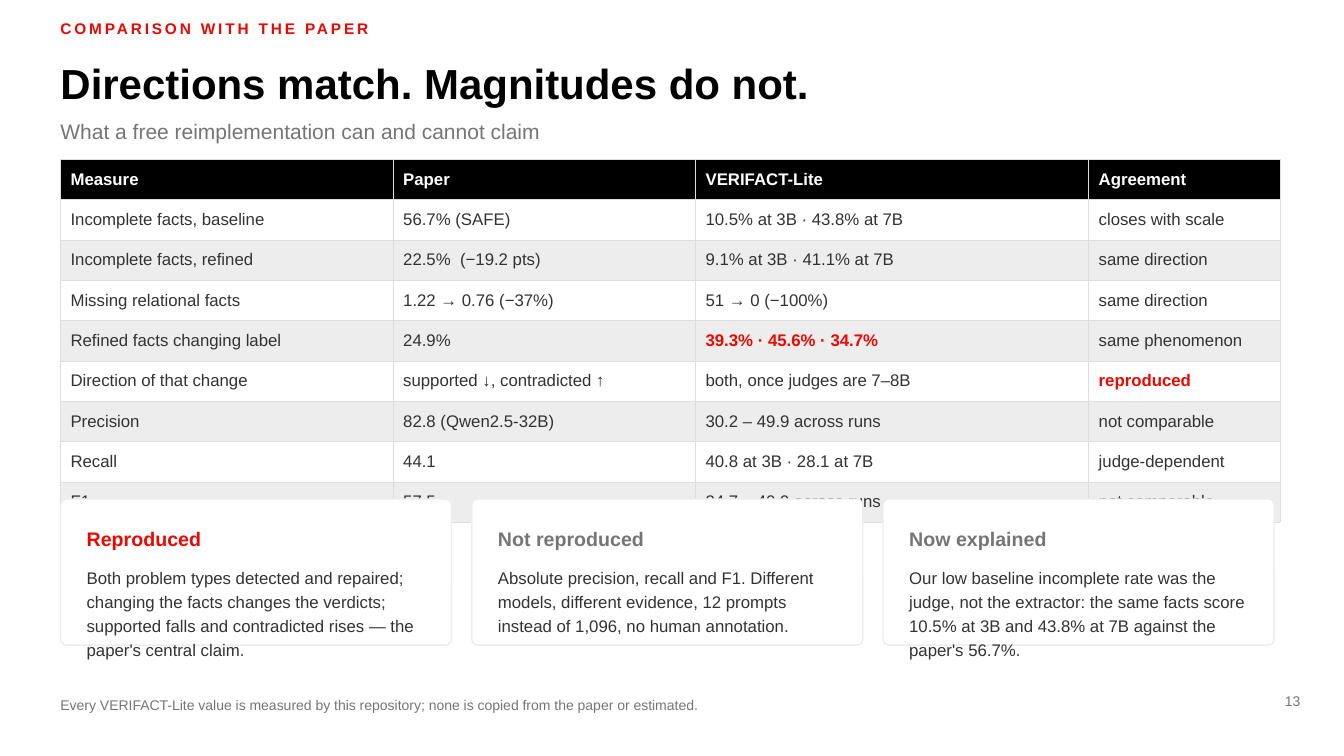
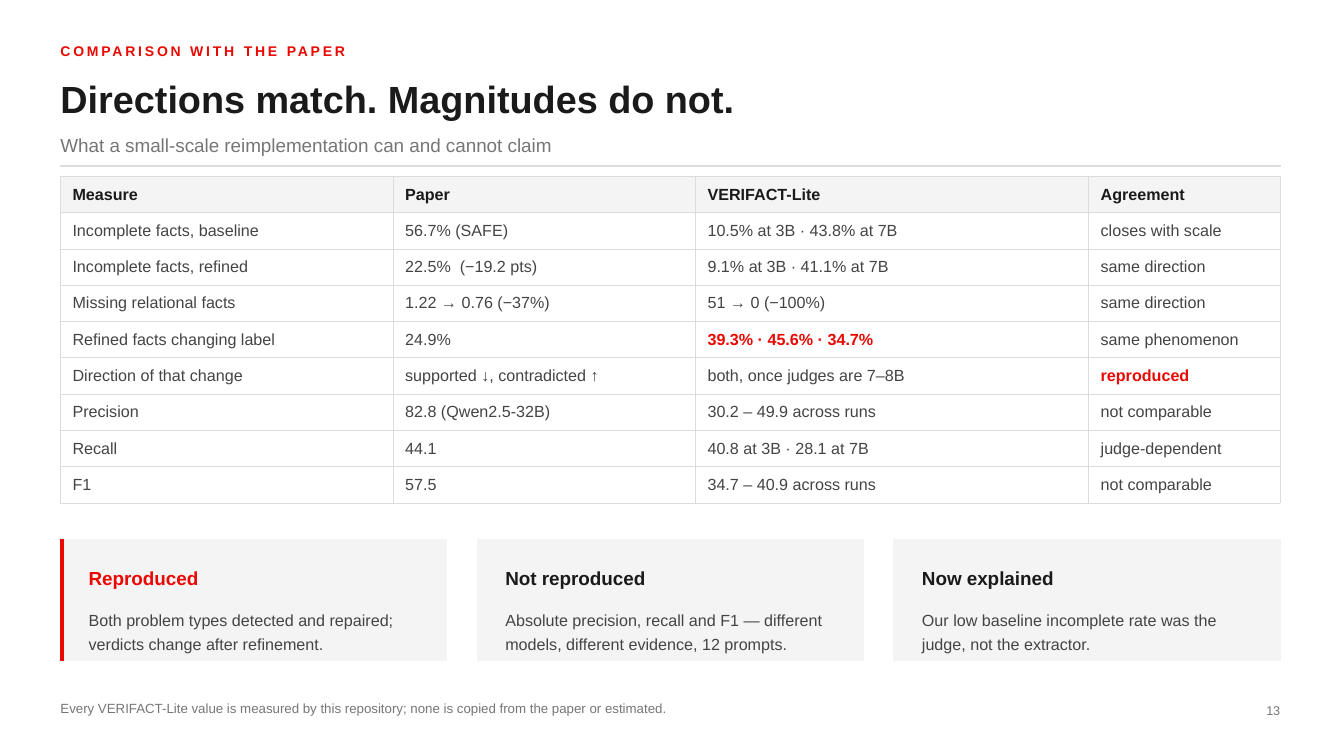
Before and after one commit to MadhavKrishna06/Verifact-Lite, a slide deck: slide 13 of presentation/VERIFACT-Lite-TTU.pptx. Drawn at 1344x756 pixels with LibreOffice and Linux fonts; fonts in the diff are those of the drawing. Boxes give left, top, right and bottom in pixels: in the first picture for what was removed or moved away, otherwise in the second. Text is boxed around its words. In the diff, an @@ line names an element or a change of style, - is before the commit and + after.

Commit message:
style: minimal theme, one grid, no repeated cost claim
Restyles the deck as a plain professional document: white slides, one
tinted panel tone, hairline rules, and the Texas Tech identity reduced
to a hint — scarlet for the section label and for emphasis only, with
Tahoma headings over Arial body text. The black fills and full-bleed
dark slides are gone.

Adds a shared grid — 0.6" margins, 12.1" content width, 0.3" gutters —
and a col(i, cols, span) helper. Every row of cards, figures and
tables now resolves its own geometry from it, which fixes the columns
that did not line up and the boxes whose text ran past their edges.

Specific layout fixes:
  - slide 11: the figure tiles overlapped the table above them
  - slide 12: the F1 column was too narrow, wrapped, and pushed the
    table into the one below it
  - slide 13 and A4: card text overflowed the card
  - slide 15: the first rule sat on top of the header rule
  - the cover chips are laid out sequentially instead of hard-coded

Also drops the repeated zero-cost claim. It now appears once, as one
figure on the setup slide, instead of on six slides.

```diff
--- a/presentation/VERIFACT-Lite-TTU.pptx
+++ b/presentation/VERIFACT-Lite-TTU.pptx
@@ text "COMPARISON WITH THE PAPER": place and size @@
-text "COMPARISON WITH THE PAPER" at [554,213,1181,713]
+text "COMPARISON WITH THE PAPER" at [530,224,1180,716]
@@ text "COMPARISON WITH THE PAPER" at [530,224,1180,716]: size 11 to 10 pt @@
@@ text "Directions match. Magnitudes do not.": place and size @@
-text "Directions match. Magnitudes do not." at [60,68,809,107]
+text "Directions match. Magnitudes do not." at [60,85,734,121]
@@ text "Directions match. Magnitudes do not." at [60,85,734,121]: size 30 to 27 pt, text colour #000000 to #1A1A1A @@
@@ text at [60,138,552,156]: text changed; size 15 to 13.5 pt; text colour #757575 to #767676 @@
-What a free reimplementation can and cannot claim
+What a small-scale reimplementation can and cannot claim
@@ table at [60,176,1280,498] @@
@@ fill #000000 to #F4F4F4 in row 1 @@
@@ fill #EDEDED to #FFFFFF in 16 cells @@
@@ size 12 to 11.5 pt @@
@@ text colour #FFFFFF to #1A1A1A in "Measure", "Paper", "VERIFACT-Lite", "Agreement" @@
@@ text colour #333333 to #444444 in "Incomplete facts, baseline", "56.7% (SAFE)", "10.5% at 3B · 43.8% at 7B", "closes with scale" and 26 more places @@
@@ borders changed @@
@@ table: place and size @@
-table at [60,159,1280,511]
+table at [60,176,1280,498]
@@ rectangle added at [60,165,1280,166], fill #DCDCDC, outline #DCDCDC 0.25 pt @@
@@ rounded rectangle removed at [60,499,452,645] @@
@@ rounded rectangle removed at [472,499,863,645] @@
@@ rounded rectangle removed at [883,499,1274,645] @@
@@ rectangle added at [60,539,447,660], fill #F4F4F4, outline #F4F4F4 0.75 pt @@
@@ rectangle added at [60,539,64,660], fill #E90802, outline #E90802 0.25 pt @@
@@ rectangle added at [477,539,863,660], fill #F4F4F4, outline #F4F4F4 0.75 pt @@
@@ rectangle added at [894,539,1280,660], fill #F4F4F4, outline #F4F4F4 0.75 pt @@
@@ text "Reproduced": place and size @@
-text "Reproduced" at [87,531,201,550]
+text "Reproduced" at [89,571,199,589]
@@ text "Reproduced" at [89,571,199,589]: size 14 to 13.5 pt @@
@@ text "Not reproduced": place and size @@
-text "Not reproduced" at [498,532,644,550]
+text "Not reproduced" at [505,571,645,589]
@@ text "Not reproduced" at [505,571,645,589]: size 14 to 13.5 pt, text colour #757575 to #1A1A1A @@
@@ text "Now explained" at [922,571,1054,589]: size 14 to 13.5 pt, text colour #757575 to #1A1A1A @@
@@ text "Now explained": place and size @@
-text "Now explained" at [909,532,1046,550]
+text "Now explained" at [922,571,1054,589]
@@ text at [89,614,394,654]: text changed; size 12 to 11.5 pt; text colour #333333 to #444444 @@
-Both problem types detected and repaired; changing the facts changes the verdicts; supported falls and contradicted rises — the paper's central claim.
+Both problem types detected and repaired; verdicts change after refinement.
@@ text at [505,614,822,654]: text changed; size 12 to 11.5 pt; text colour #333333 to #444444 @@
-Absolute precision, recall and F1. Different models, different evidence, 12 prompts instead of 1,096, no human annotation.
+Absolute precision, recall and F1 — different models, different evidence, 12 prompts.
@@ text at [922,614,1216,654]: text changed; size 12 to 11.5 pt; text colour #333333 to #444444 @@
-Our low baseline incomplete rate was the judge, not the extractor: the same facts score 10.5% at 3B and 43.8% at 7B against the paper's 56.7%.
+Our low baseline incomplete rate was the judge, not the extractor.
@@ text "Every VERIFACT-Lite value is measured ..." at [60,703,666,716]: size 10 to 9.5 pt, text colour #757575 to #767676 @@
@@ page number: place and size @@
-page number at [1285,696,1301,706]
+page number at [1266,706,1280,715]
@@ page number at [1266,706,1280,715]: size 10 to 9 pt, text colour #757575 to #767676 @@
```
Also in this commit, not shown: 18 other slides changed, 1 other file.
